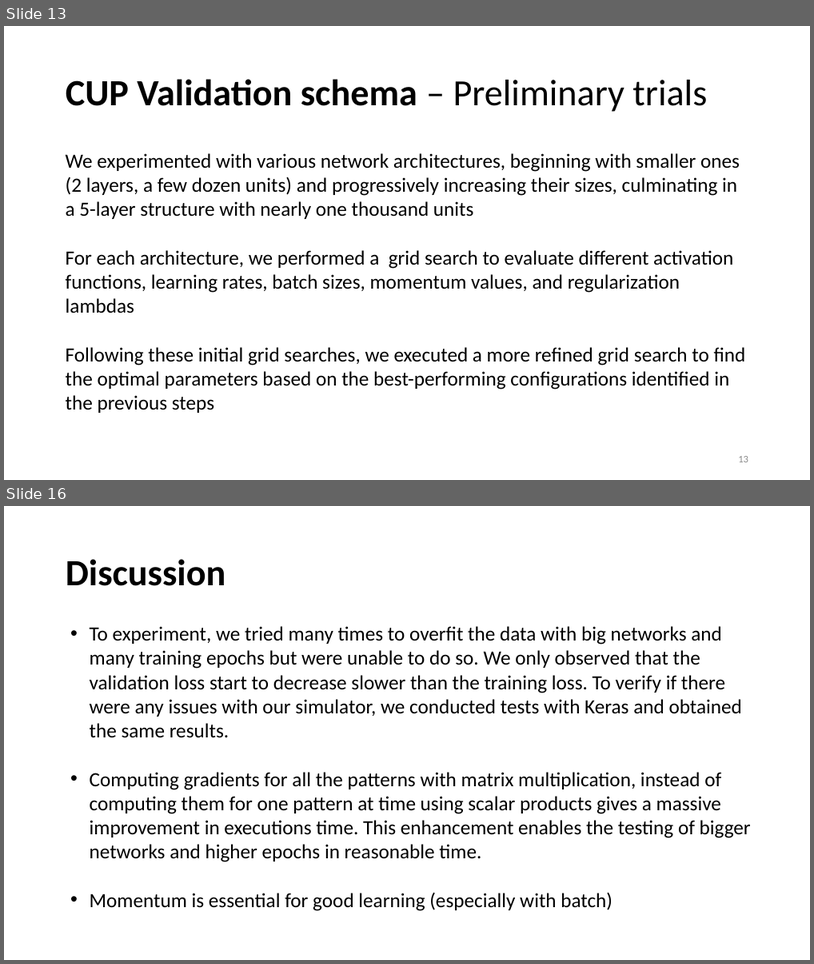
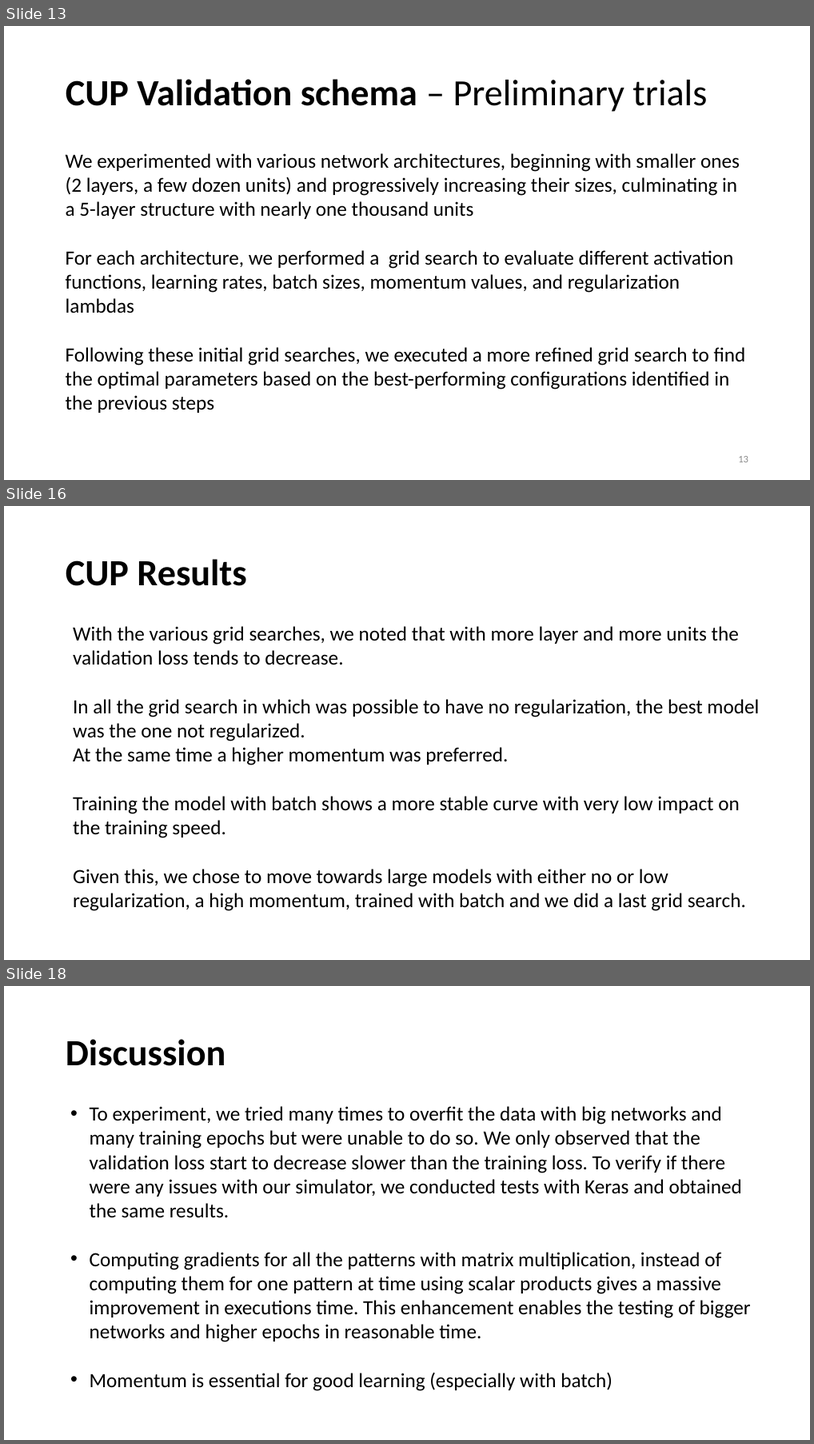
Before and after one commit to tommasoDR/NN-Implementation, a slide deck: Report.pptx. Shown one above the other, each under a label of ours: slides 13 and 16 before the commit, slides 13, 16 and 18 after it; the slides between them are not shown. The pictures are 814x964 and 814x1444 pixels, drawn with LibreOffice and Linux fonts; fonts in the diff are those of the drawing. Boxes give left, top, right and bottom in pixels: in the first picture for what was removed or moved away, otherwise in the second. Text is boxed around its words. In the diff, an @@ line names an element or a change of style, - is before the commit and + after.

```diff
--- a/Report.pptx
+++ b/Report.pptx
@@ slide 16 added at (4,506,810,960), background #FFFFFF @@
@@ title added at (66,559,246,586), 44 pt, text #000000, bold @@
+CUP Results
@@ text added at (73,626,759,911), 24 pt, text #000000 @@
+With the various grid searches, we noted that with more layer and more units the validation loss tends to decrease.
+In all the grid search in which was possible to have no regularization, the best model was the one not regularized.
+At the same time a higher momentum was preferred.
+Training the model with batch shows a more stable curve with very low impact on the training speed.
+Given this, we chose to move towards large models with either no or low regularization, a high momentum, trained with batch and we did a last grid search.
@@ what was slide 16 is now slide 18 @@
```
Also in this commit, not shown: 4 slides changed, 1 other slide added, 19 other files.
